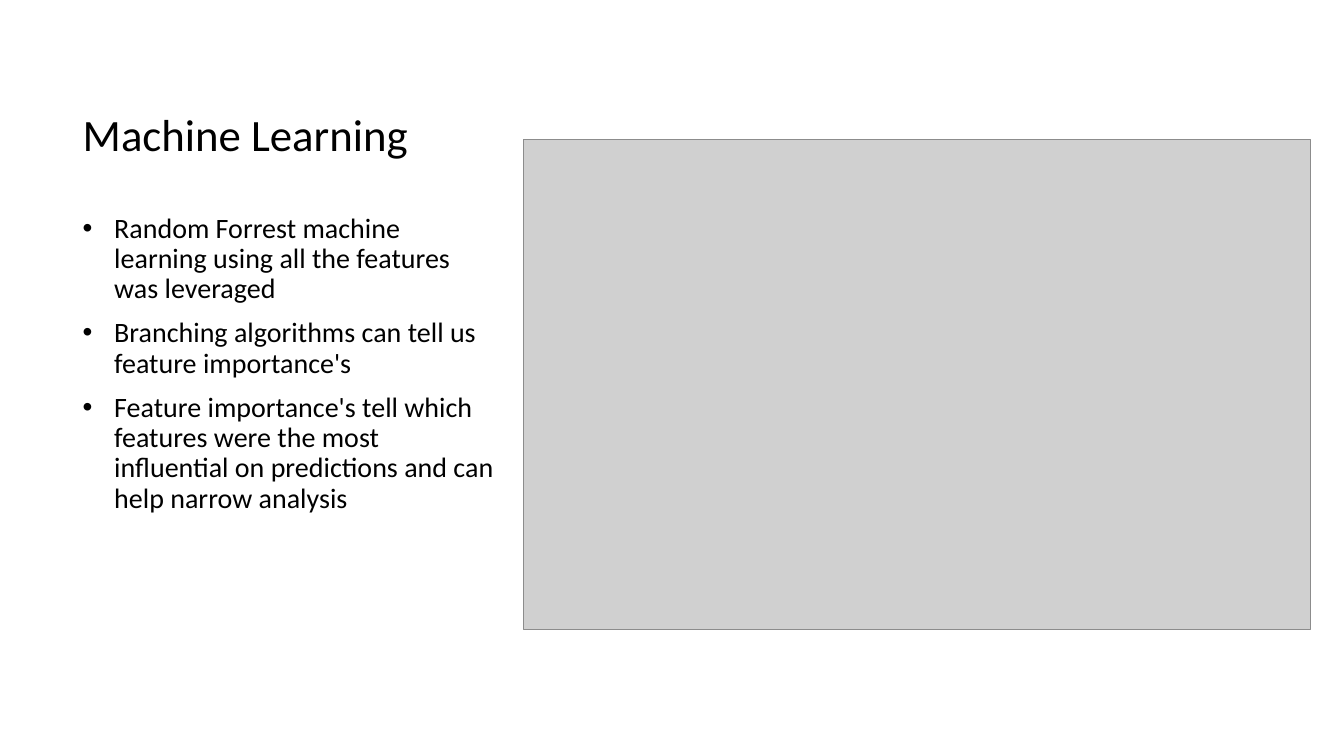
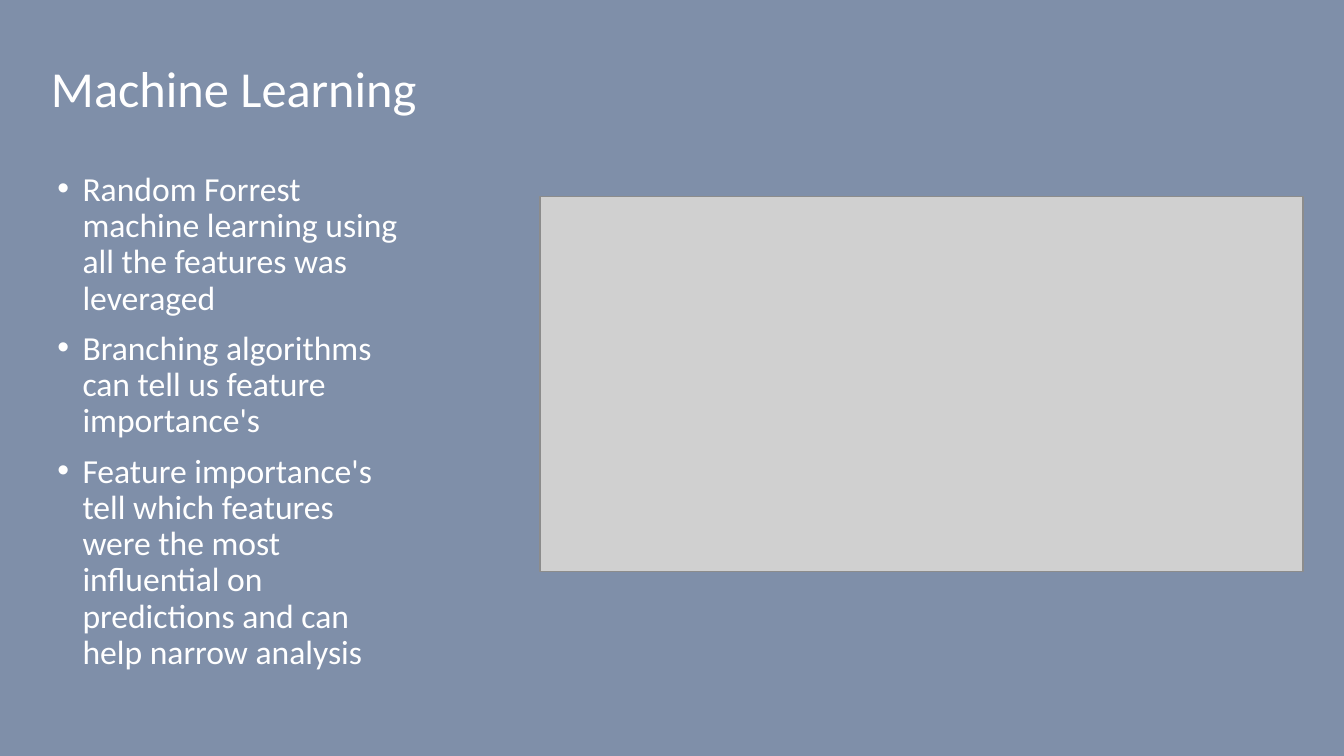
Before and after one commit to Natedogg373/CarMax_Analytics, a slide deck: slide 6 of CarMax Analytics Showcase.pptx. Drawn at 1344x756 pixels with LibreOffice and Linux fonts; fonts in the diff are those of the drawing; grey boxes stand for pictures. Boxes give left, top, right and bottom in pixels: in the first picture for what was removed or moved away, otherwise in the second. Text is boxed around its words. In the diff, an @@ line names an element or a change of style, - is before the commit and + after.

```diff
--- a/CarMax Analytics Showcase.pptx
+++ b/CarMax Analytics Showcase.pptx
@@ background #FFFFFF to #7F8FA9 @@
@@ title "Machine Learning": place and size @@
-title "Machine Learning" at [83, 120, 408, 159]
+title "Machine Learning" at [51, 72, 416, 116]
@@ title "Machine Learning" at [51, 72, 416, 116]: size 32 to 36 pt, text colour #000000 to #FFFFFF @@
@@ text "Random Forrest machine learning using ...": place and size @@
-text "Random Forrest machine learning using ..." at [114, 218, 493, 513]
+text "Random Forrest machine learning using ..." at [83, 177, 397, 670]
@@ text "Random Forrest machine learning using ..." at [83, 177, 397, 670]: size 20 to 24 pt, text colour #000000 to #FFFFFF; indent changed @@
@@ picture: place and size @@
-picture at [524, 139, 1311, 629]
+picture at [540, 197, 1304, 573]
```
Also in this commit, not shown: 11 other slides changed, 3 slides added, 3 slides removed.
